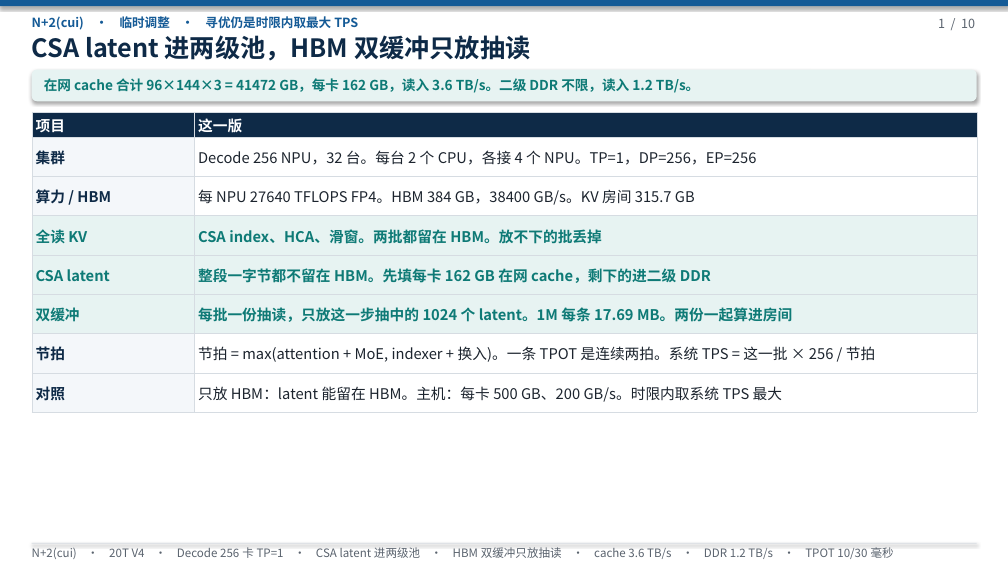
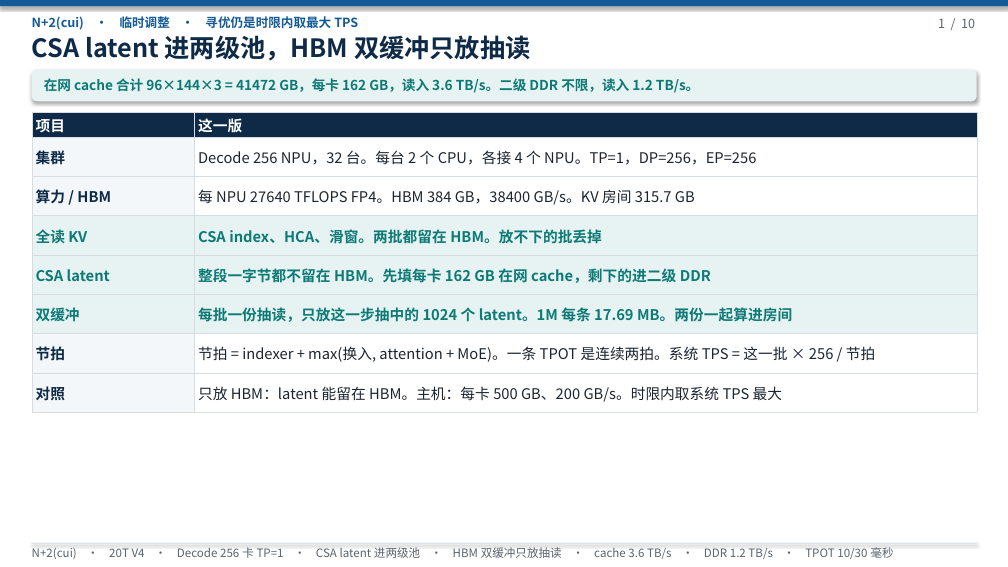
Before and after one commit to 69515164-rgb/UCL-MPComm, a slide deck: slide 1 of docs/N+2(cui)-20T-V4-两级池放CSA LATENT HBM DB抽读-590A.pptx. Drawn at 1008x567 pixels with LibreOffice and Linux fonts; fonts in the diff are those of the drawing. Boxes give left, top, right and bottom in pixels: in the first picture for what was removed or moved away, otherwise in the second. Text is boxed around its words. In the diff, an @@ line names an element or a change of style, - is before the commit and + after.

```diff
--- a/docs/N+2(cui)-20T-V4-两级池放CSA LATENT HBM DB抽读-590A.pptx
+++ b/docs/N+2(cui)-20T-V4-两级池放CSA LATENT HBM DB抽读-590A.pptx
@@ table at [32,112,977,411] @@
-row 7, column 2: 节拍 = max(attention + MoE, indexer + 换入)。一条 TPOT 是连续两拍。系统 TPS = 这一批 × 256 / 节拍
+row 7, column 2: 节拍 = indexer + max(换入, attention + MoE)。一条 TPOT 是连续两拍。系统 TPS = 这一批 × 256 / 节拍
```
Also in this commit, not shown: 7 other slides changed, 1 other file.
